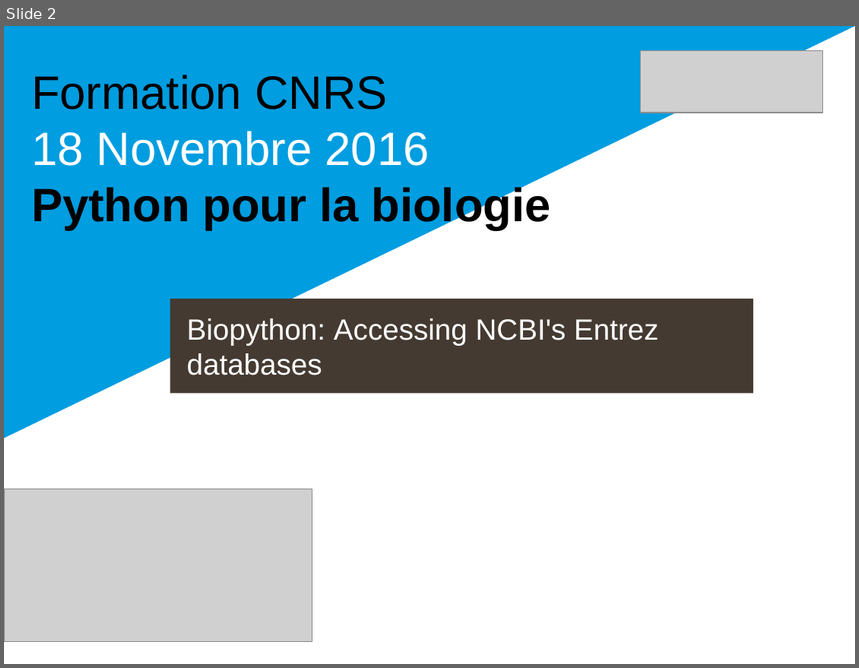
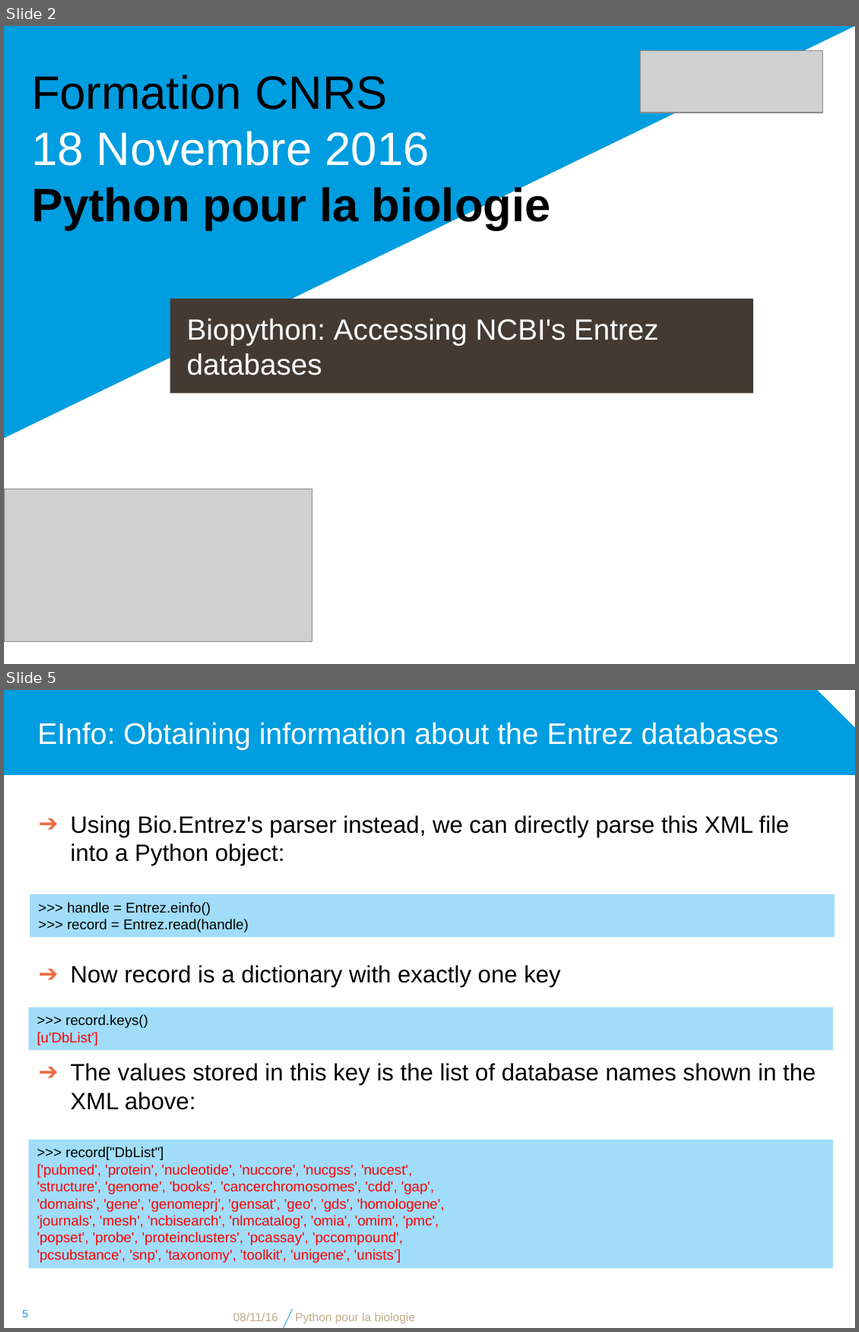
Before and after one commit to bdartigues/python_cnrs_formation, a slide deck: slides/python_biopython_NCBI.pptx. Shown one above the other, each under a label of ours: slide 2 before the commit, slides 2 and 5 after it; the slides between them are not shown. The pictures are 859x668 and 859x1332 pixels, drawn with LibreOffice and Linux fonts; fonts in the diff are those of the drawing; grey boxes stand for pictures; background and template pictures are left out. Boxes give left, top, right and bottom in pixels: in the first picture for what was removed or moved away, otherwise in the second. Text is boxed around its words. In the diff, an @@ line names an element or a change of style, - is before the commit and + after.

```diff
--- a/slides/python_biopython_NCBI.pptx
+++ b/slides/python_biopython_NCBI.pptx
@@ slide 5 added at <box>4,690,855,1328</box>, background #FFFFFF @@
@@ snip rect added at <box>4,690,855,775</box>, fill #009DE0 @@
@@ title added at <box>37,722,779,750</box>, 25.2 pt, text #FFFFFF @@
+EInfo: Obtaining information about the Entrez databases
@@ text added at <box>70,815,790,866</box>, 20 pt, text #000000 @@
+➔ Using Bio.Entrez's parser instead, we can directly parse this XML file into a Python object:
@@ rectangle added at <box>31,894,835,937</box>, fill #A1DDF9, 12 pt, text #000000 @@
+>>> handle = Entrez.einfo()
+>>> record = Entrez.read(handle)
@@ text added at <box>70,965,560,988</box>, 20 pt, text #000000 @@
+➔ Now record is a dictionary with exactly one key
@@ rectangle added at <box>28,1008,833,1050</box>, fill #A1DDF9, 12 pt, text #000000 @@
+>>> record.keys()
+[u'DbList']
@@ text added at <box>70,1063,816,1110</box>, 20 pt, text #000000 @@
+➔ The values stored in this key is the list of database names shown in the XML above:
@@ rectangle added at <box>28,1139,833,1268</box>, fill #A1DDF9, 12 pt, text #FF0000 @@
+>>> record["DbList"]
+['pubmed', 'protein', 'nucleotide', 'nuccore', 'nucgss', 'nucest',
+'structure', 'genome', 'books', 'cancerchromosomes', 'cdd', 'gap',
+'domains', 'gene', 'genomeprj', 'gensat', 'geo', 'gds', 'homologene',
+'journals', 'mesh', 'ncbisearch', 'nlmcatalog', 'omia', 'omim', 'pmc',
+'popset', 'probe', 'proteinclusters', 'pcassay', 'pccompound',
+'pcsubstance', 'snp', 'taxonomy', 'toolkit', 'unigene', 'unists’]
@@ page number added at <box>22,1310,28,1318</box>, 9 pt, text #009DE0 @@
+5
@@ text added at <box>234,1313,278,1322</box>, 10 pt, text #BEAD8A @@
+08/11/16
@@ line added from (283, 1328) to (293, 1309), #009DE0 0.5 pt @@
@@ text added at <box>295,1313,415,1324</box>, 10 pt, text #BEAD8A @@
+Python pour la biologie
```
Also in this commit, not shown: 4 slides changed, 12 other slides added, 7 other files.
